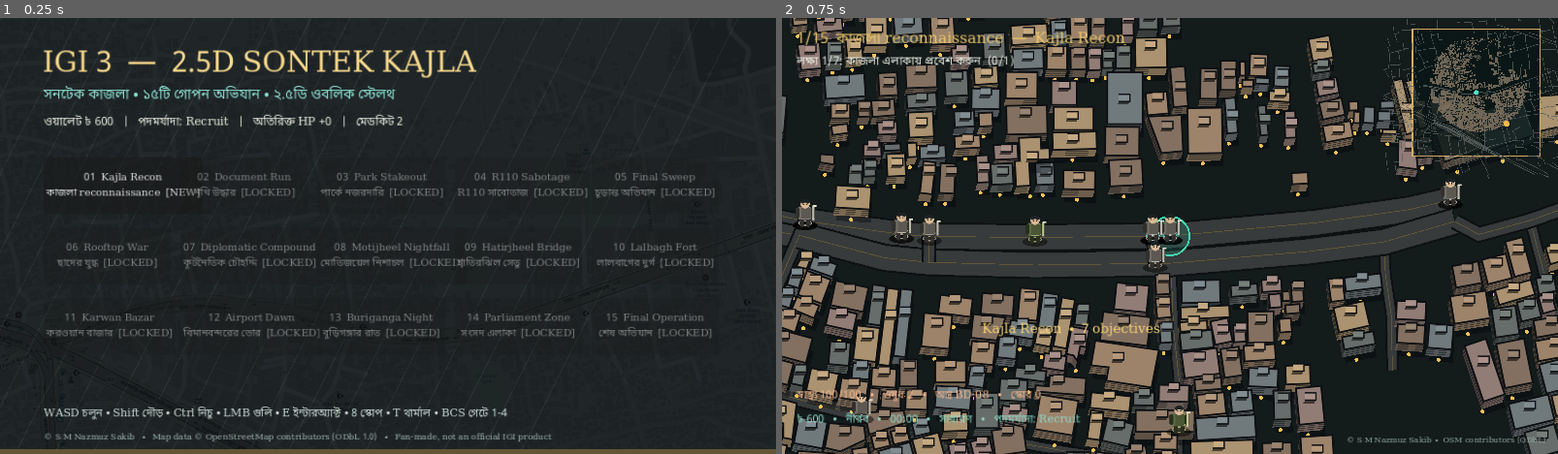
Above: before the commit, frames 1-2 (left to right).
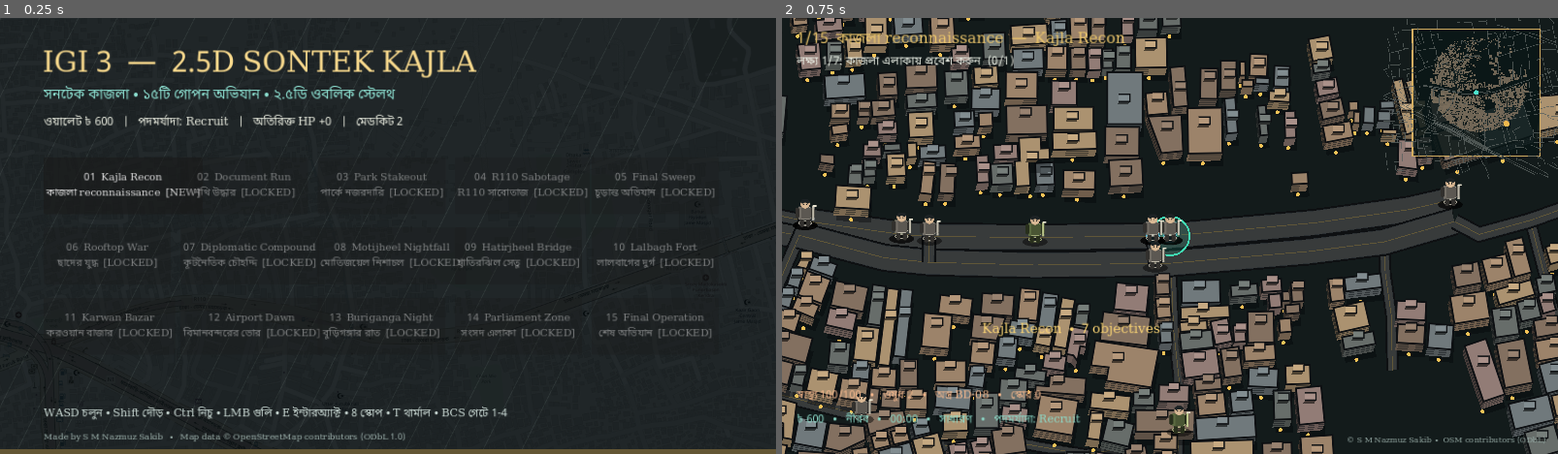
Above: after the commit, the same moments.

Repository: Sakibpedia/igi3-2-5d
Game: Godot game, scene res://scenes/MainMenu.tscn
The game is run twice, just before and just after one commit, with the same random seed, the same clock (stepped at 60 frames per second) and the same inputs.
Inputs:
- Up to frame 1 (0.25 s): no input
- Up to frame 2 (0.75 s): click "01 Kajla Recon কাজলা reconnai…" at 0.5 s

The runs differ from the first frame. In frame 1, 0.5% of the frame differs, in the area x 5-72%, y 95-98%; in frame 2, nothing differs.

Commit message:
Credit: Made by S M Nazmuz Sakib (remove fan-made wording)

Diff:
--- a/scripts/ui/MainMenu.gd
+++ b/scripts/ui/MainMenu.gd
@@ -60,7 +60,7 @@
 	add_child(help)
 
 	var credit := Label.new()
-	credit.text = "© S M Nazmuz Sakib   •   Map data © OpenStreetMap contributors (ODbL 1.0)   •   Fan-made, not an official IGI product"
+	credit.text = "Made by S M Nazmuz Sakib   •   Map data © OpenStreetMap contributors (ODbL 1.0)"
 	credit.position = Vector2(72, 682)
 	credit.size = Vector2(1140, 26)
 	credit.add_theme_font_size_override("font_size", 14)
